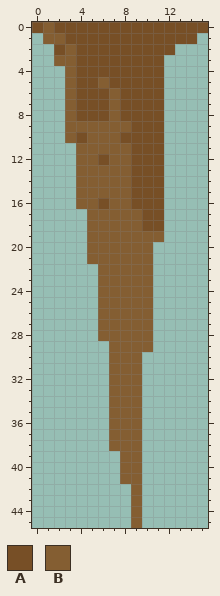
A pixel-art sprite gets an edit: Art/Sprites/caves/cave elements/stalactite 1_diffuse.png. The picture above was drawn from the file before the commit.
The file is 16x46 pixels.
Palette (. is transparent): A #774f26  B #845e32
Pixels before, first column x 0:
 0 ABAAAAAAAAAAAAAA
 1 .BBAAAAAAAAAAAA.
 2 ..ABAAAAAAAAA...
 3 ..BBAAAAAAAA....
 4 ...BAAAAAAAA....
 5 ...BAABAAAAA....
 6 ...BAAABAAAA....
 7 ...BAAABAAAA....
 8 ...BAAABAAAA....
 9 ...BBBBBBAAA....
10 ...BABBBAAAA....
11 ....BBBBBAAA....
12 ....BBABBAAA....
13 ....BBBBBAAA....
14 ....BBBBBAAA....
15 ....BBBBBAAA....
16 ....BBABBAAA....
17 .....BBBBBAA....
18 .....BBBBBAA....
19 .....BBBBBBB....
20 .....BBBBBB.....
21 .....BBBBBB.....
22 ......BBBBB.....
23 ......BBBBB.....
24 ......BBBBB.....
25 ......BBBBB.....
26 ......BBBBB.....
27 ......BBBBB.....
28 ......BBBBB.....
29 .......BBBB.....
30 .......BBB......
31 .......BBB......
32 .......BBB......
33 .......BBB......
34 .......BBB......
35 .......BBB......
36 .......BBB......
37 .......BBB......
38 .......BBB......
39 ........BB......
40 ........BB......
41 ........BB......
42 .........B......
43 .........B......
44 .........B......
45 .........B......
After:
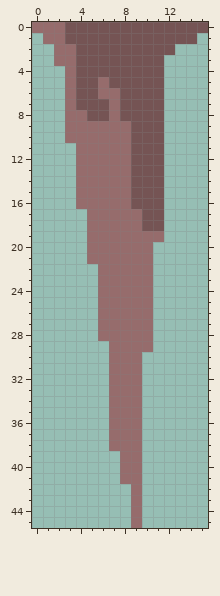
From old to new:
colour A: #774f26 -> #755454
colour B: #845e32 -> #966c6c
Changed rows in their new state; - is a pixel that keeps its letter.
first column x 0:
 0 B-B
 2 --B
first column x 4:
 6 --B--
 8 B----
10 B---B
12 --B--
first column x 6:
16 B
Where, in picture pixels (left, top, right, bottom), the same in both pictures:
changed: (32, 22, 208, 528)
